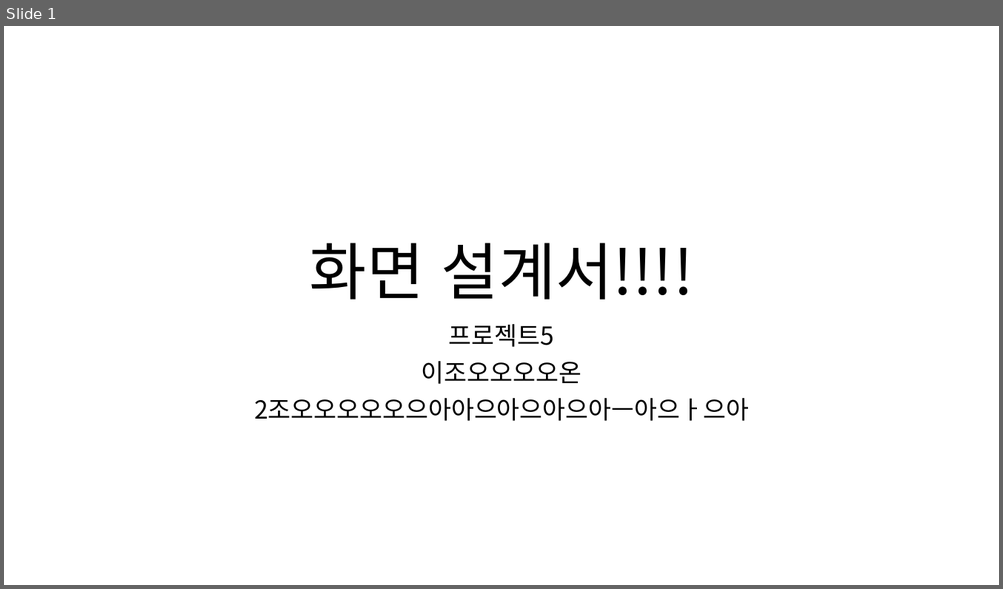
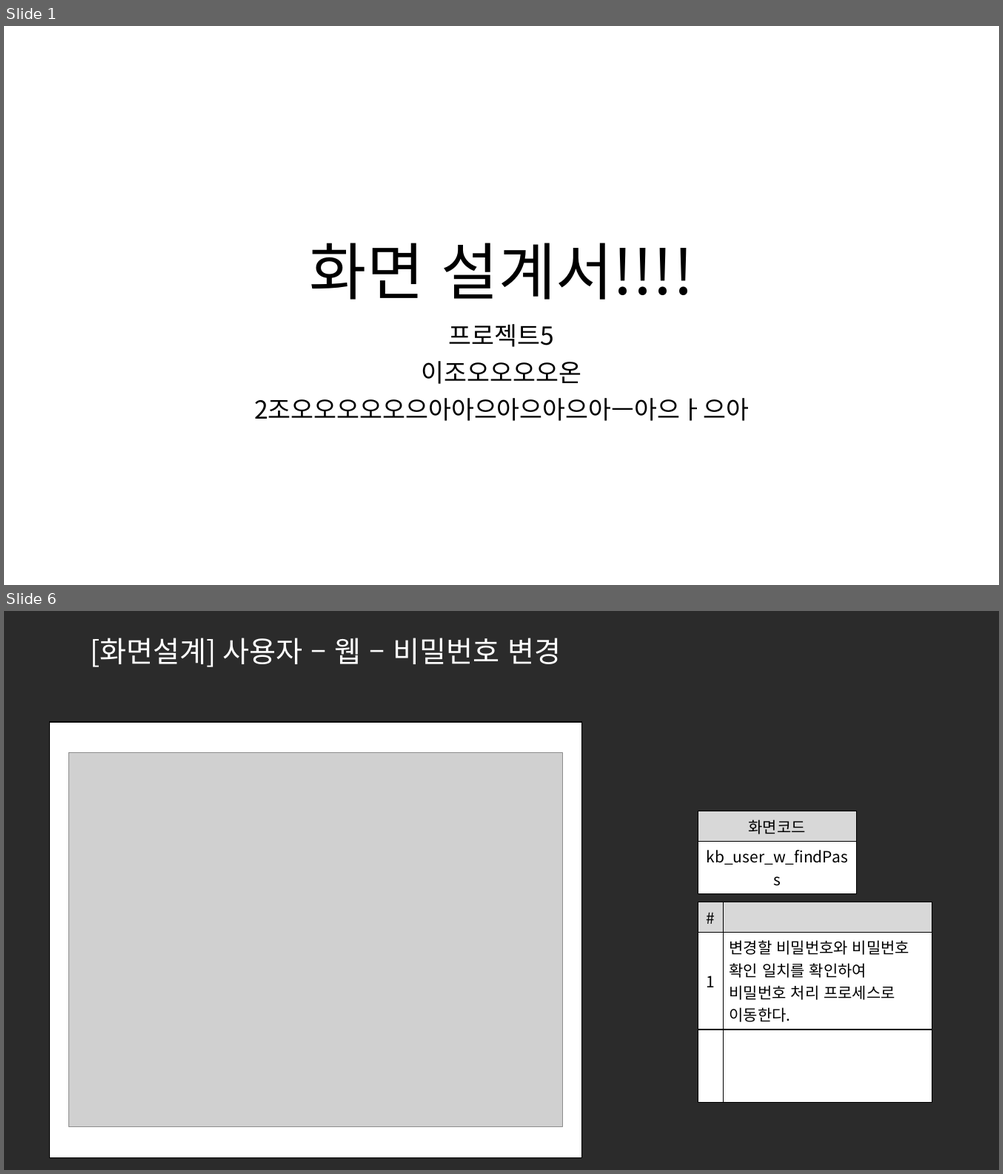
Before and after one commit to ezenteam2/e-Zone, a slide deck: 0 발표용 파워포인트/0424 4차발표/0424 project05 - 파워포인트 - 기범.pptx. Shown one above the other, each under a label of ours: slide 1 before the commit, slides 1 and 6 after it; the slides between them are not shown. The pictures are 1003x589 and 1003x1174 pixels, drawn with LibreOffice and Linux fonts; fonts in the diff are those of the drawing; grey boxes stand for pictures; background and template pictures are left out; a plain dark background stands for a picture behind light text. Boxes give left, top, right and bottom in pixels: in the first picture for what was removed or moved away, otherwise in the second. Text is boxed around its words. In the diff, an @@ line names an element or a change of style, - is before the commit and + after.

```diff
--- a/0 발표용 파워포인트/0424 4차발표/0424 project05 - 파워포인트 - 기범.pptx
+++ b/0 발표용 파워포인트/0424 4차발표/0424 project05 - 파워포인트 - 기범.pptx
@@ slide 6 added at bbox=[4, 611, 999, 1170], background picture (left out) @@
@@ title added at bbox=[90, 638, 560, 667], 28 pt, text #FFFFFF @@
+[화면설계] 사용자 – 웹 – 비밀번호 변경
@@ rectangle added at bbox=[50, 722, 582, 1159], fill #FFFFFF, outline #000000 1 pt @@
@@ picture added at bbox=[69, 753, 562, 1128] @@
@@ table added at bbox=[698, 812, 856, 868], 2 rows, 1 columns @@
+화면코드
+kb_user_w_findPass
@@ table added at bbox=[698, 903, 932, 1087], 3 rows, 2 columns @@
+# | 
+1 | 변경할 비밀번호와 비밀번호 확인 일치를 확인하여 비밀번호 처리 프로세스로 이동한다.
+ | 
```
Also in this commit, not shown: 5 other slides added.
